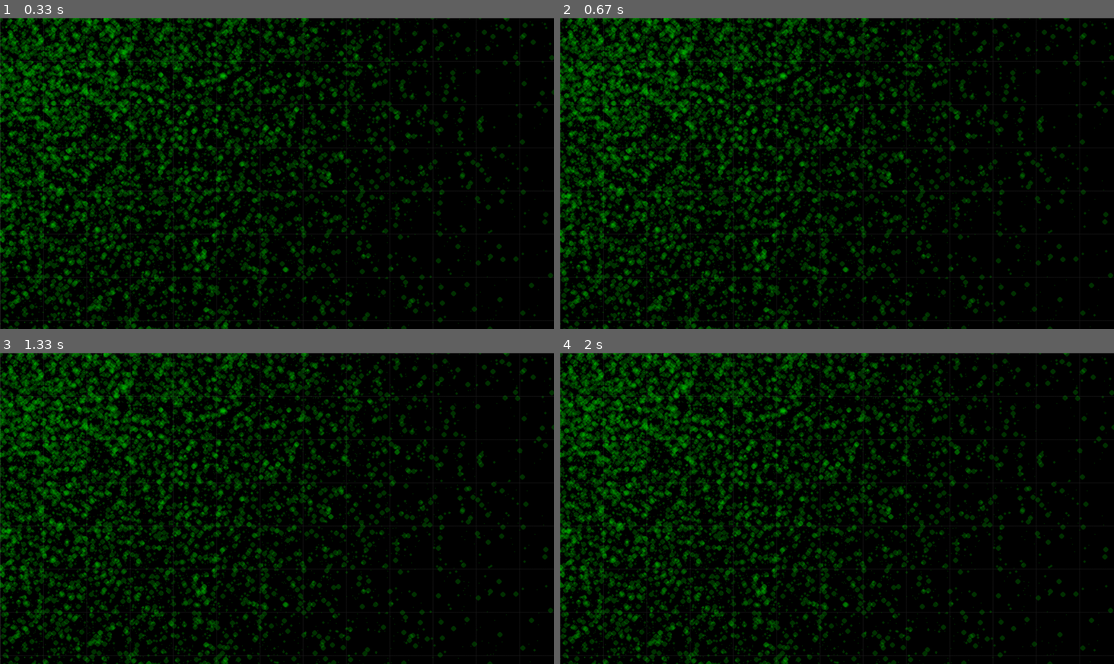
Above: before the commit, frames 1-4 (two rows, left to right).
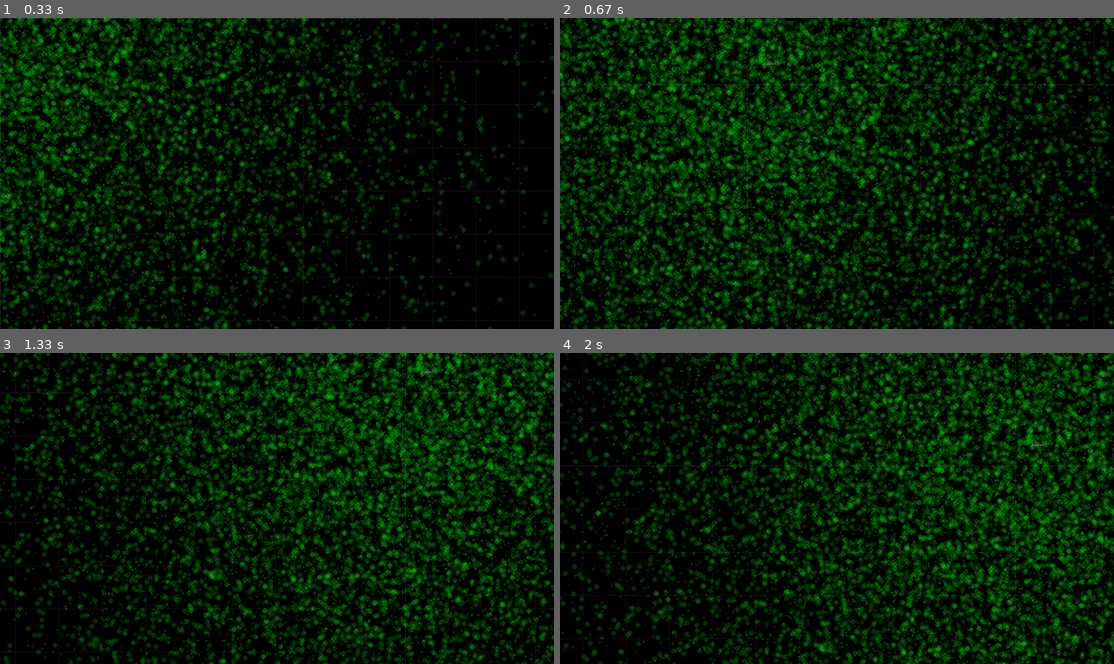
Above: after the commit, the same moments.

Repository: Bluemi/viztools
Game: pygame game, started from scripts/main.py
Same seed, same stepped clock (60 frames per second), same inputs: the game is played once before the commit and once after it.
Inputs (mouse positions are in pixels of both pictures, inside the frame that each line leads up to):
- Up to frame 1 (0.33 s): no input
- Up to frame 2 (0.67 s): press the mouse at (704, 176) at 0.37 s; move the mouse to (798, 207) at 0.47 s; release the mouse at (892, 241) at 0.6 s
- Up to frame 3 (1.33 s): press the mouse at (144, 511) at 0.7 s; move the mouse to (243, 524) at 0.8 s; release the mouse at (343, 536) at 0.93 s; press the mouse at (144, 511) at 1.07 s; move the mouse to (155, 483) at 1.17 s; release the mouse at (166, 458) at 1.3 s
- Up to frame 4 (2 s): press the mouse at (704, 511) at 1.4 s; move the mouse to (681, 539) at 1.5 s; release the mouse at (654, 570) at 1.63 s; press the mouse at (704, 511) at 1.73 s; move the mouse to (753, 517) at 1.83 s; release the mouse at (803, 524) at 1.97 s

Frame 1 is identical in both runs. In frame 2, 51% of the frame differs, in the area x 0-100%, y 0-100%; in frame 3, 54%; in frame 4, 56%.

Commit message:
introduce controllers

Diff:
--- a/scripts/main.py
+++ b/scripts/main.py
@@ -6,6 +6,7 @@
 from viztools.drawable.overlay_text import OverlayText
 from viztools.drawable.points import Points
 from viztools.viewer import Viewer
+
 
 class SimpleViewer(Viewer):
     def __init__(self):
--- /dev/null
+++ b/viztools/controller/coordinate_system_controller.py
@@ -0,0 +1,41 @@
+import numpy as np
+import pygame as pg
+
+from viztools.coordinate_system import CoordinateSystem
+
+
+class CoordinateSystemController:
+    def __init__(self, coordinate_system: CoordinateSystem, drag_mouse_button: int = 2):
+        self.coordinate_system = coordinate_system
+        self.dragging: bool = False
+        self.mouse_position = np.zeros(2, dtype=int)
+        self.drag_mouse_button = drag_mouse_button
+
+    def handle_event(self, event: pg.event.Event) -> bool:
+        """
+
+        :param event:
+        :return:
+        """
+        render_needed = False
+        if event.type == pg.MOUSEBUTTONDOWN:
+            if event.button == self.drag_mouse_button:
+                self.dragging = True
+                render_needed = True
+        elif event.type == pg.MOUSEBUTTONUP:
+            if event.button == self.drag_mouse_button:
+                self.dragging = False
+                render_needed = True
+        elif event.type == pg.MOUSEMOTION:
+            self.mouse_position = np.array(event.pos, dtype=np.int32)
+            if self.dragging:
+                self.coordinate_system.translate(np.array(event.rel, dtype=np.int32))
+                render_needed = True
+        elif event.type == pg.MOUSEWHEEL:
+            if event.y < 0:
+                self.coordinate_system.zoom_out(focus_point=self.mouse_position)
+                render_needed = True
+            else:
+                self.coordinate_system.zoom_in(focus_point=self.mouse_position)
+                render_needed = True
+        return render_needed
--- a/viztools/coordinate_system.py
+++ b/viztools/coordinate_system.py
@@ -20,8 +20,6 @@
         self.inverse_coord: np.ndarray = np.linalg.pinv(self.coord)
 
         # user control
-        self.dragging: bool = False
-        self.mouse_position = np.zeros(2, dtype=int)
         self.zoom_factor = 100
 
     def zoom_out(self, focus_point=None, scale=1.2):
@@ -98,35 +96,6 @@
 
     def update_inv(self):
         self.inverse_coord = np.linalg.pinv(self.coord)
-
-    def handle_event(self, event: pg.event.Event) -> bool:
-        """
-
-        :param event:
-        :return:
-        """
-        render_needed = False
-        if event.type == pg.MOUSEBUTTONDOWN:
-            if event.button == 2:
-                self.dragging = True
-                render_needed = True
-        elif event.type == pg.MOUSEBUTTONUP:
-            if event.button == 2:
-                self.dragging = False
-                render_needed = True
-        elif event.type == pg.MOUSEMOTION:
-            self.mouse_position = np.array(event.pos, dtype=np.int32)
-            if self.dragging:
-                self.translate(np.array(event.rel, dtype=np.int32))
-                render_needed = True
-        elif event.type == pg.MOUSEWHEEL:
-            if event.y < 0:
-                self.zoom_out(focus_point=self.mouse_position)
-                render_needed = True
-            else:
-                self.zoom_in(focus_point=self.mouse_position)
-                render_needed = True
-        return render_needed
 
 
 def transform(transform_matrix: np.ndarray, mat: np.ndarray, perspective=False) -> np.ndarray:
--- a/viztools/viewer.py
+++ b/viztools/viewer.py
@@ -4,6 +4,7 @@
 import numpy as np
 import pygame as pg
 
+from viztools.controller.coordinate_system_controller import CoordinateSystemController
 from viztools.coordinate_system import CoordinateSystem, draw_coordinate_system
 from viztools.drawable import Drawable
 
@@ -27,6 +28,7 @@
         self.screen = pg.display.set_mode(screen_size, mode)
 
         self.coordinate_system = CoordinateSystem(screen_size)
+        self.coordinate_system_controller = CoordinateSystemController(self.coordinate_system, drag_mouse_button=1)
 
         self.render_font = pg.font.Font(pg.font.get_default_font(), font_size)
 
@@ -66,7 +68,7 @@
 
     @abstractmethod
     def handle_event(self, event: pg.event.Event):
-        if self.coordinate_system.handle_event(event):
+        if self.coordinate_system_controller.handle_event(event):
             self.render_needed = True
         if event.type == pg.MOUSEMOTION:
             self.mouse_pos = np.array(event.pos)
Empty file added: viztools/controller/__init__.py
